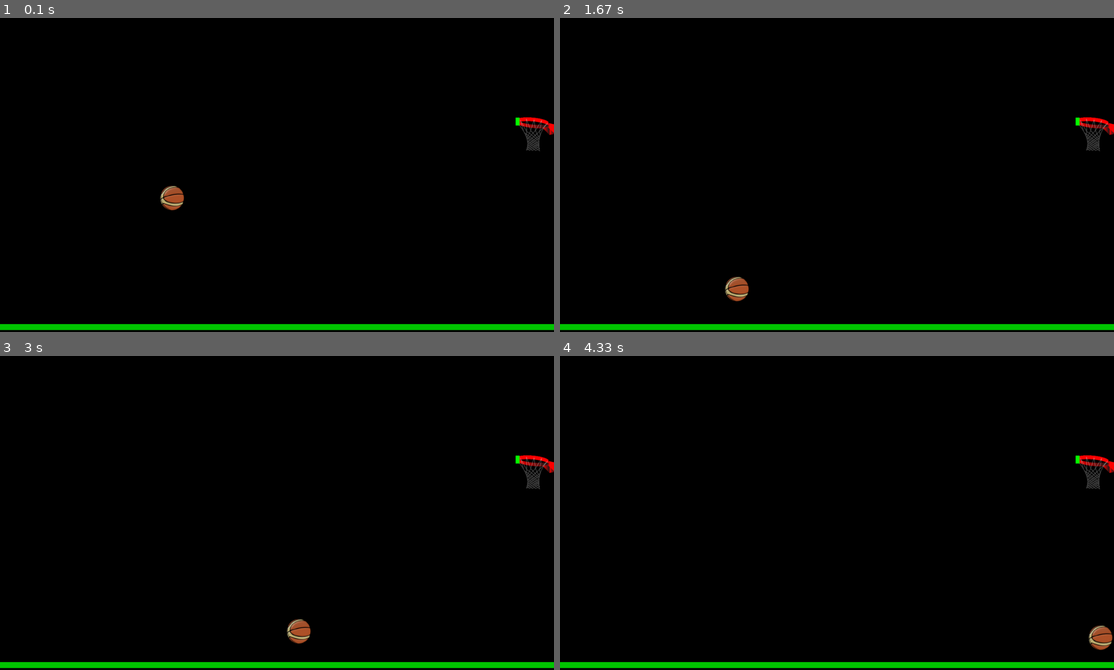
Above: before the commit, frames 1-4 (two rows, left to right).
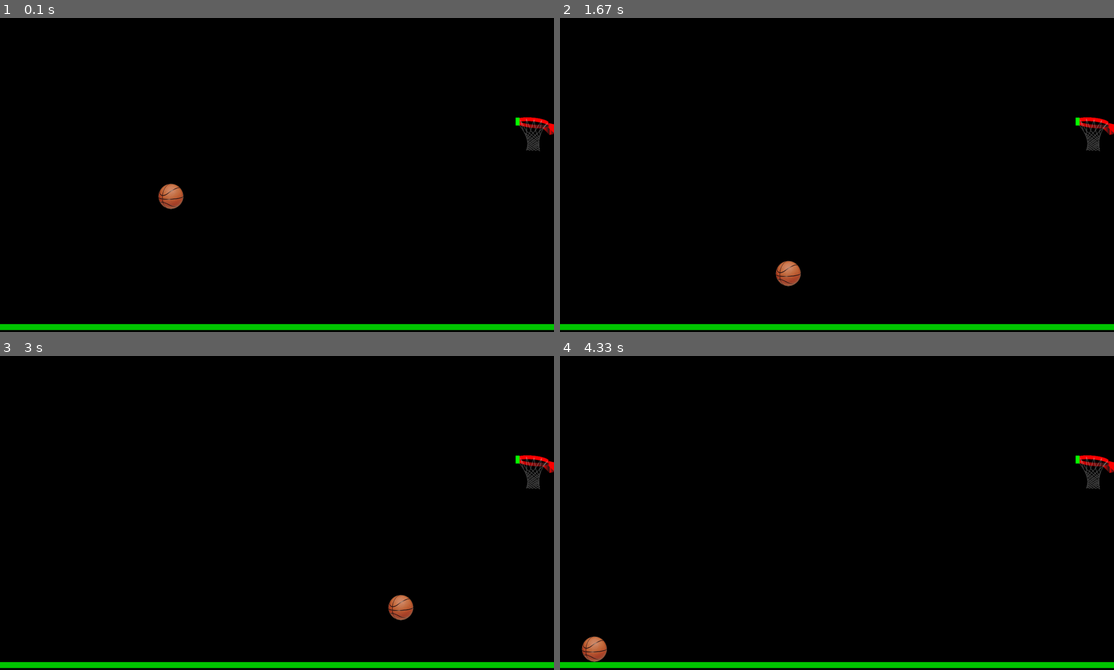
Above: after the commit, the same moments.

Repository: IGNITE-Pathways/Hoops
Game: pygame game, started from Pygame Hoops.py
Two runs of this game, one before a commit and one after it. Both use one fixed random seed, a clock stepped at 60 frames per second and the inputs below.
Inputs (mouse positions are in pixels of both pictures, inside the frame that each line leads up to):
- Up to frame 1 (0.1 s): no input
- Up to frame 2 (1.67 s): click (1014, 165) at 0.38 s
- Up to frame 3 (3 s): no input
- Up to frame 4 (4.33 s): no input

The runs differ from the first frame. In frame 1, 0.2% of the frame differs, in the area x 28-34%, y 52-62%; in frame 2, 0.6%; in frame 3, 0.6%; in frame 4, 0.6%, in the area x 3-100%, y 85-98%.

Commit message:
using new ball

Diff:
--- a/Pygame Hoops.py
+++ b/Pygame Hoops.py
@@ -9,21 +9,20 @@
 
 clock = pygame.time.Clock()
 pygame.display.set_caption("Hoops")
-ball = pygame.image.load(r'ball.png').convert()
+ball = pygame.image.load(r'balls/ball_1.png').convert_alpha()
+#ball = pygame.image.load(r'ball.png').convert()
 hoop = pygame.image.load(r'hoop.png').convert()
 bx=400
 by=425
 hx=screenWidth-95
 hy=250
-ball_size=75
+ball_size=70
 shoot=False
 highdamp=0.8
 lowdamp=0.95
 bounces=0
 g=9.8
-def spin_ball(degree):
-    global ball
-    ball=pygame.transform.rotate(ball, degree)
+
 def get_path(ball_pos,vx,vy):
     path=[]
     vfx = 0
@@ -108,7 +107,6 @@
 def reset_field(ball_pos,degree=0):
     screen.fill(black)
     pygame.Surface.set_colorkey (ball, [0,0,0])
-    spin_ball(degree)
     screen.blit(ball, (ball_pos[0], ball_pos[1]))
     pygame.Surface.set_colorkey (hoop, [0,0,0])
     screen.blit(hoop, (hx, hy))
